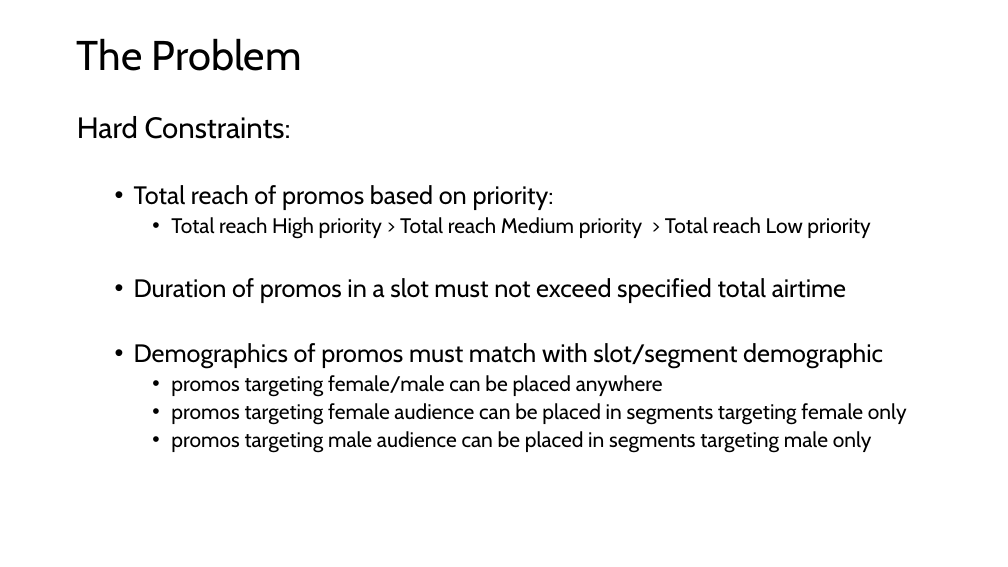
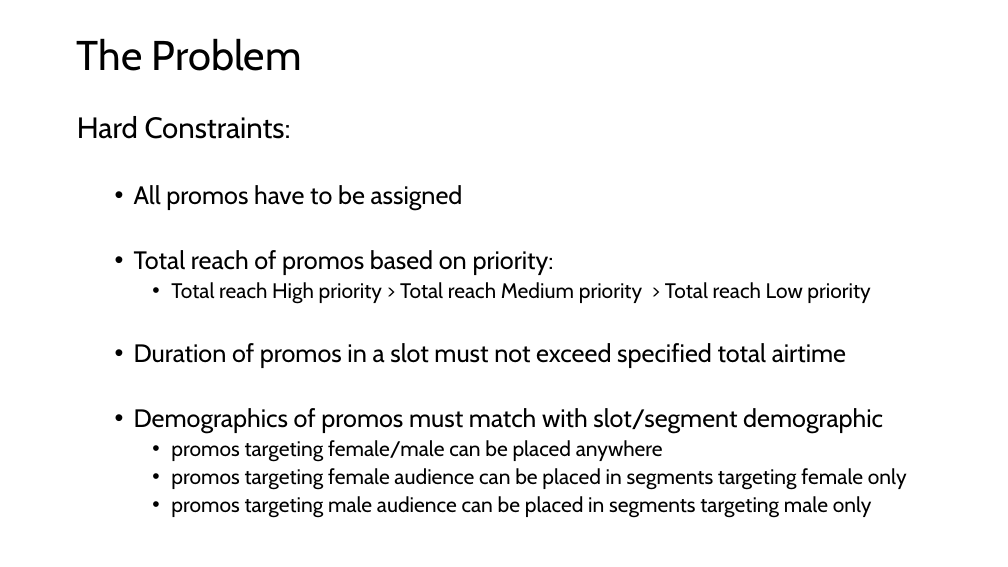
Before and after one commit to Epsili/promo-optimization, a slide deck: slide 3 of Solving The Promo-Optimization Problem.pptx. Drawn at 1008x567 pixels with LibreOffice and Linux fonts; fonts in the diff are those of the drawing. Boxes give left, top, right and bottom in pixels: in the first picture for what was removed or moved away, otherwise in the second. Text is boxed around its words. In the diff, an @@ line names an element or a change of style, - is before the commit and + after.

Commit message:
finalized powerpoint presentation

```diff
--- a/Solving The Promo-Optimization Problem.pptx
+++ b/Solving The Promo-Optimization Problem.pptx
@@ text at (134, 185, 463, 210): paragraph added @@
+  • All promos have to be assigned
```
